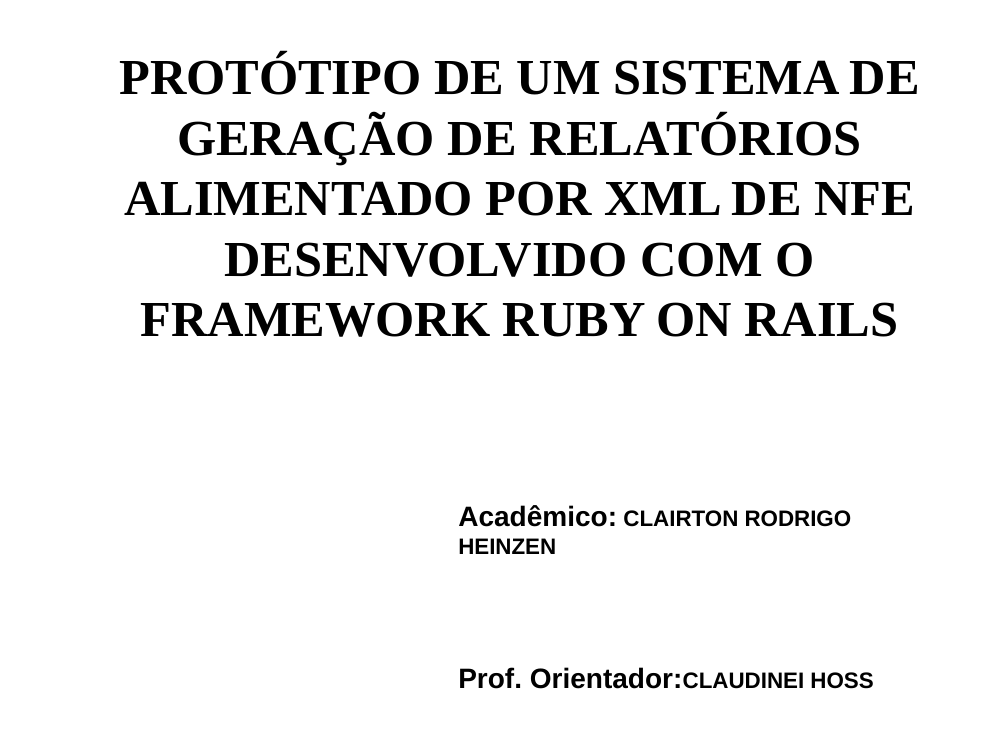
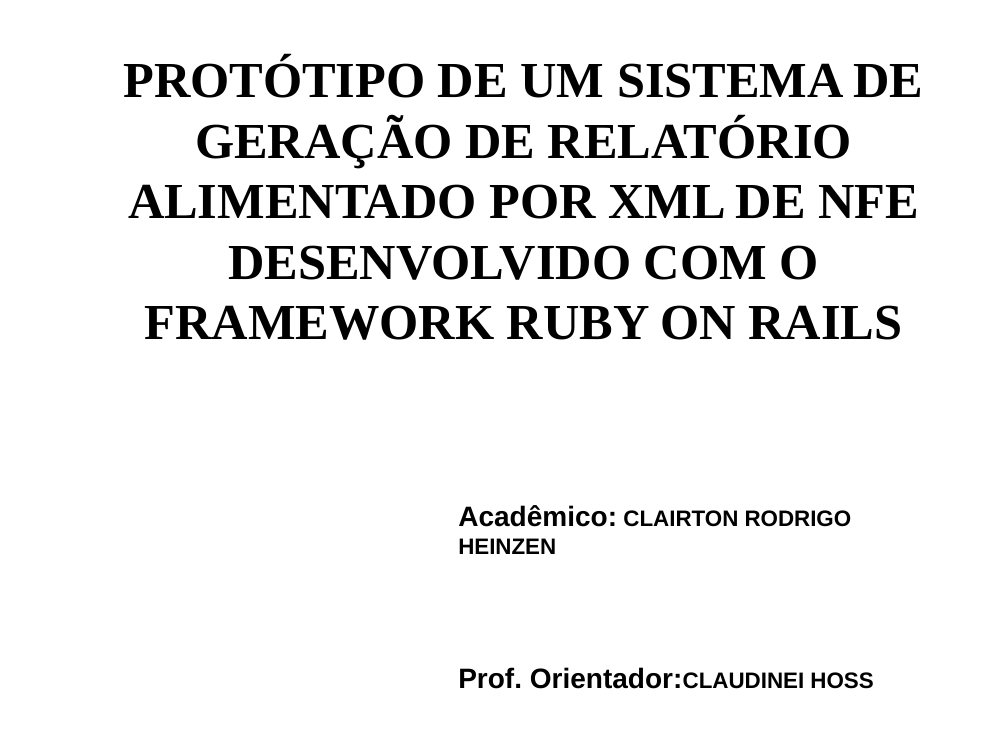
Before and after one commit to clairton/crh, a slide deck: slide 1 of slides.odp. Drawn at 1008x756 pixels with LibreOffice and Linux fonts; fonts in the diff are those of the drawing; background and template pictures are left out. Boxes give left, top, right and bottom in pixels: in the first picture for what was removed or moved away, otherwise in the second. Text is boxed around its words. In the diff, an @@ line names an element or a change of style, - is before the commit and + after.

```diff
--- a/slides.odp
+++ b/slides.odp
@@ title at (x1=123, y1=58, x2=924, y2=340): text changed @@
-PROTÓTIPO DE UM SISTEMA DE GERAÇÃO DE RELATÓRIOS ALIMENTADO POR XML DE NFE DESENVOLVIDO COM O FRAMEWORK RUBY ON RAILS
+PROTÓTIPO DE UM SISTEMA DE GERAÇÃO DE RELATÓRIO ALIMENTADO POR XML DE NFE DESENVOLVIDO COM O FRAMEWORK RUBY ON RAILS
```
Also in this commit, not shown: 1 other file.
